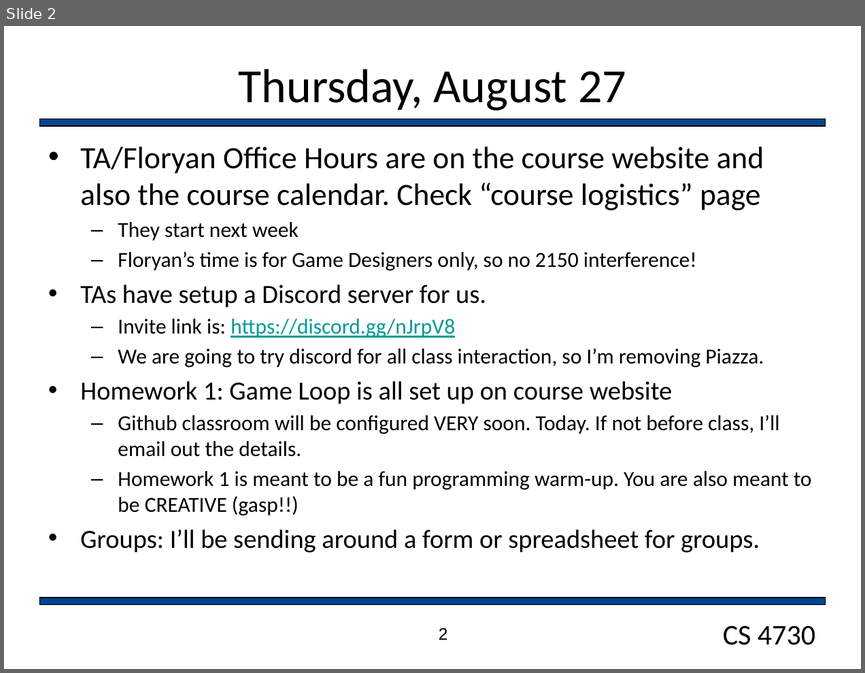
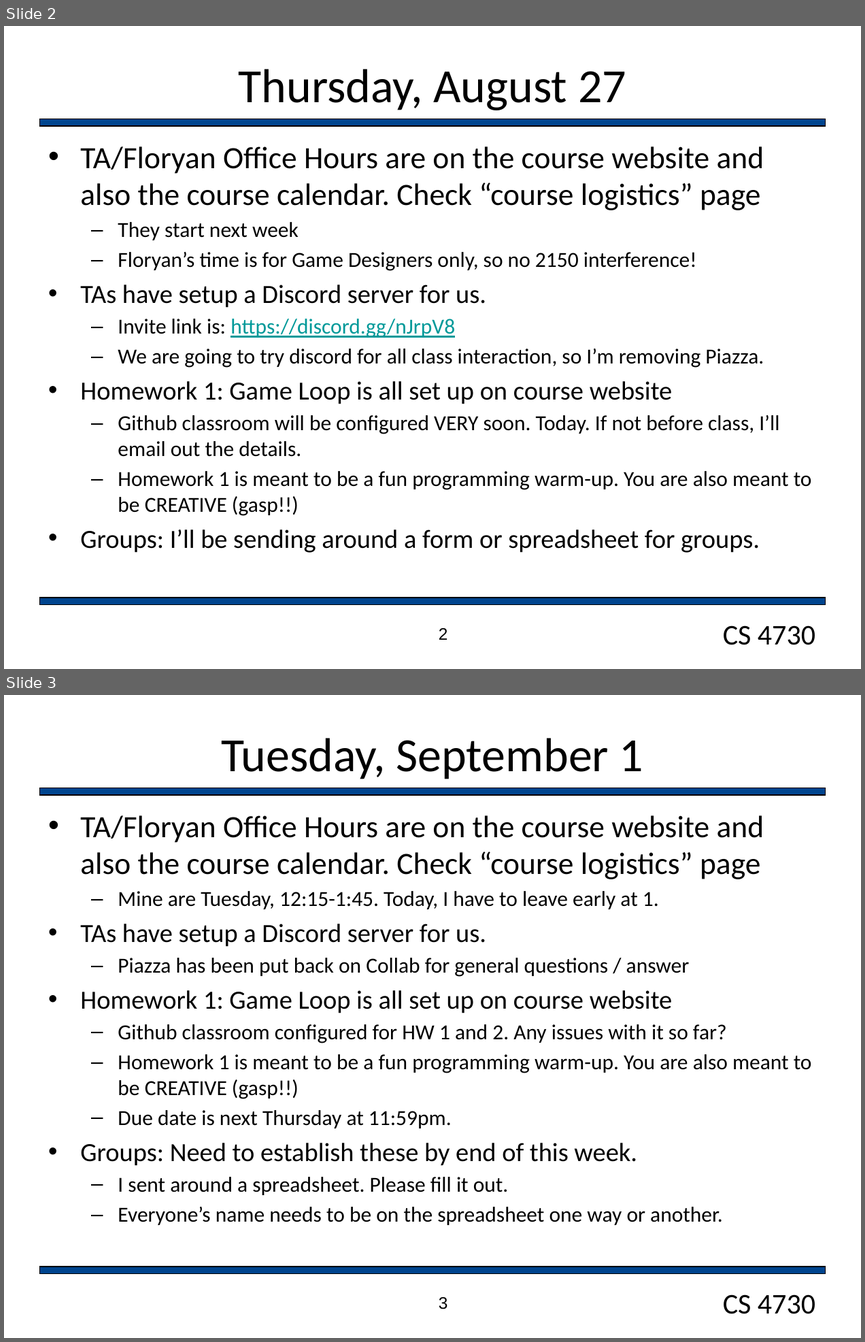
Before and after one commit to markfloryan/gamedesign, a slide deck: slides/dailyAnnouncements.pptx. Shown one above the other, each under a label of ours: slide 2 before the commit, slides 2 and 3 after it. The pictures are 865x673 and 865x1342 pixels, drawn with LibreOffice and Linux fonts; fonts in the diff are those of the drawing; background and template pictures are left out. Boxes give left, top, right and bottom in pixels: in the first picture for what was removed or moved away, otherwise in the second. Text is boxed around its words. In the diff, an @@ line names an element or a change of style, - is before the commit and + after.

```diff
--- a/slides/dailyAnnouncements.pptx
+++ b/slides/dailyAnnouncements.pptx
@@ slide 3 added at bbox=[4, 695, 861, 1338], background #FFFFFF; not listed: 3 template elements that a slide beside it also shows @@
@@ title added at bbox=[221, 738, 643, 779], 40 pt, text #000000 @@
+Tuesday, September 1
@@ text added at bbox=[80, 815, 812, 1225], 18 pt, text #000000 @@
+• TA/Floryan Office Hours are on the course website and also the course calendar. Check “course logistics” page
+  – Mine are Tuesday, 12:15-1:45. Today, I have to leave early at 1.
+• TAs have setup a Discord server for us.
+  – Piazza has been put back on Collab for general questions / answer
+• Homework 1: Game Loop is all set up on course website
+  – Github classroom configured for HW 1 and 2. Any issues with it so far?
+  – Homework 1 is meant to be a fun programming warm-up. You are also meant to be CREATIVE (gasp!!)
+  – Due date is next Thursday at 11:59pm.
+• Groups: Need to establish these by end of this week.
+  – I sent around a spreadsheet. Please fill it out.
+  – Everyone’s name needs to be on the spreadsheet one way or another.
@@ page number added at bbox=[439, 1297, 448, 1309], 14 pt, text #000000 @@
+3
```
Also in this commit, not shown: 6 other files.
